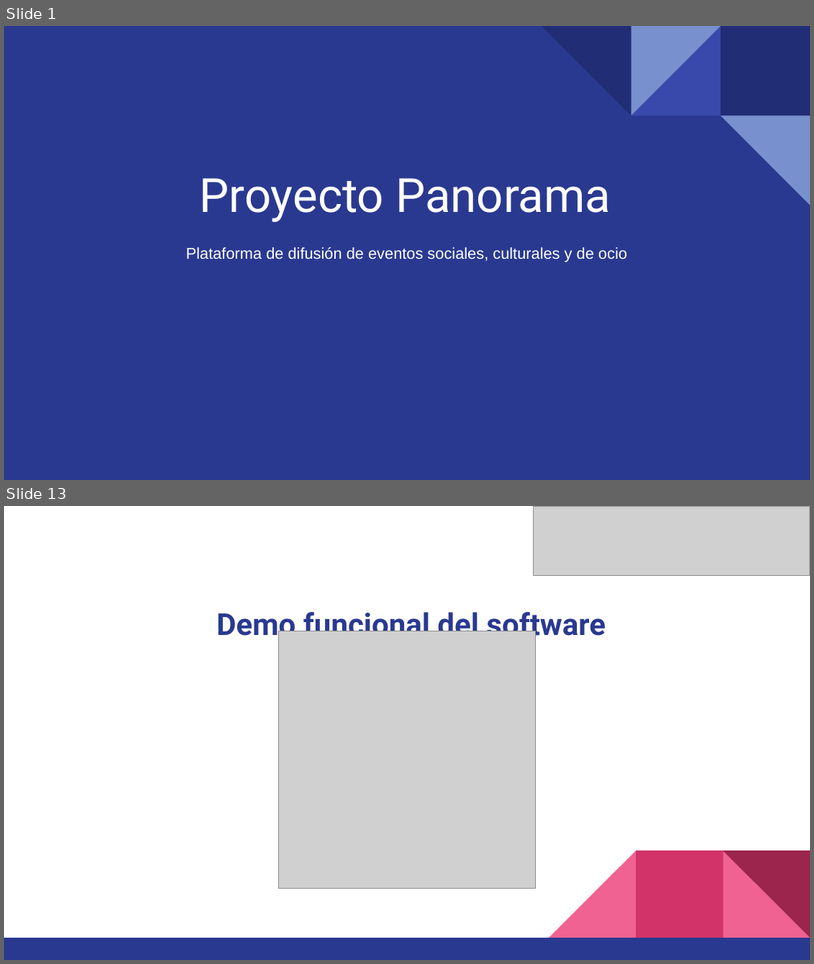
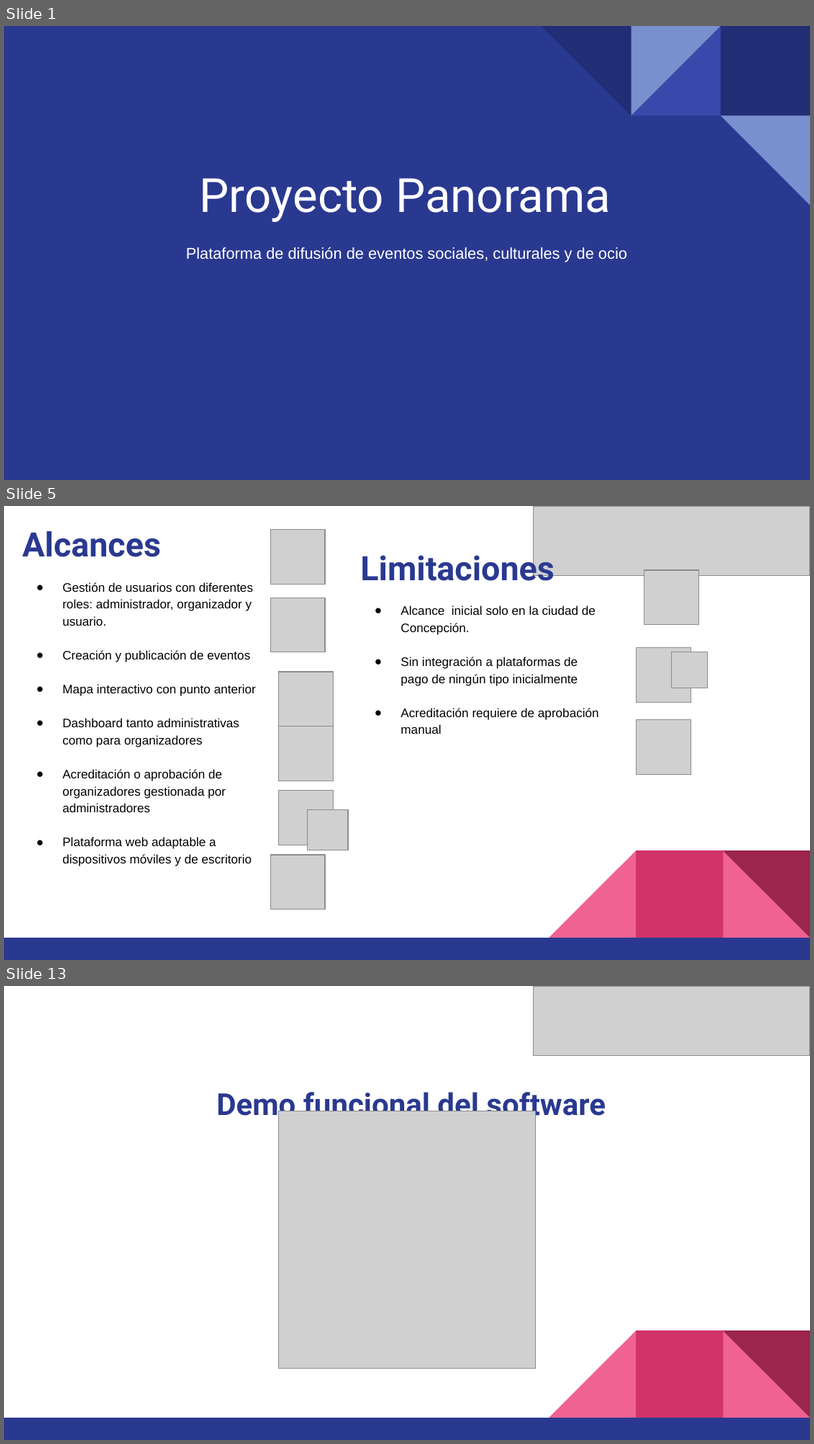
Before and after one commit to javegaf/Capstone, a slide deck: Fase 2/Evidencias Proyecto/Presentacion Proyecto.pptx. Shown one above the other, each under a label of ours: slides 1 and 13 before the commit, slides 1, 5 and 13 after it; the slides between them are not shown. The pictures are 814x964 and 814x1444 pixels, drawn with LibreOffice and Linux fonts; fonts in the diff are those of the drawing; grey boxes stand for pictures. Boxes give left, top, right and bottom in pixels: in the first picture for what was removed or moved away, otherwise in the second. Text is boxed around its words. In the diff, an @@ line names an element or a change of style, - is before the commit and + after.

```diff
--- a/Fase 2/Evidencias Proyecto/Presentacion Proyecto.pptx
+++ b/Fase 2/Evidencias Proyecto/Presentacion Proyecto.pptx
@@ slide 5 added at [4, 506, 810, 960], background #FFFFFF; not listed: 5 template elements that a slide beside it also shows @@
@@ picture added at [533, 506, 810, 575] @@
@@ text added at [22, 531, 256, 866], 11 pt, text #000000 @@
+Alcances
+● Gestión de usuarios con diferentes roles: administrador, organizador y usuario.
+● Creación y publicación de eventos
+● Mapa interactivo con punto anterior
+● Dashboard tanto administrativas como para organizadores
+● Acreditación o aprobación de organizadores gestionada por administradores
+● Plataforma web adaptable a dispositivos móviles y de escritorio
@@ picture added at [271, 529, 326, 584] @@
@@ text added at [360, 550, 599, 734], 11 pt, text #000000 @@
+Limitaciones
+● Alcance inicial solo en la ciudad de Concepción.
+● Sin integración a plataformas de pago de ningún tipo inicialmente
+● Acreditación requiere de aprobación manual
@@ picture added at [644, 569, 699, 625] @@
@@ picture added at [271, 597, 326, 652] @@
@@ picture added at [637, 647, 692, 702] @@
@@ picture added at [671, 652, 708, 688] @@
@@ picture added at [279, 672, 334, 726] @@
@@ picture added at [637, 720, 692, 775] @@
@@ picture added at [279, 726, 334, 781] @@
@@ picture added at [279, 790, 334, 846] @@
@@ picture added at [308, 809, 348, 849] @@
@@ picture added at [271, 854, 326, 909] @@
```
Also in this commit, not shown: 8 slides changed, 3 other slides added, 4 slides removed, 1 other file.
